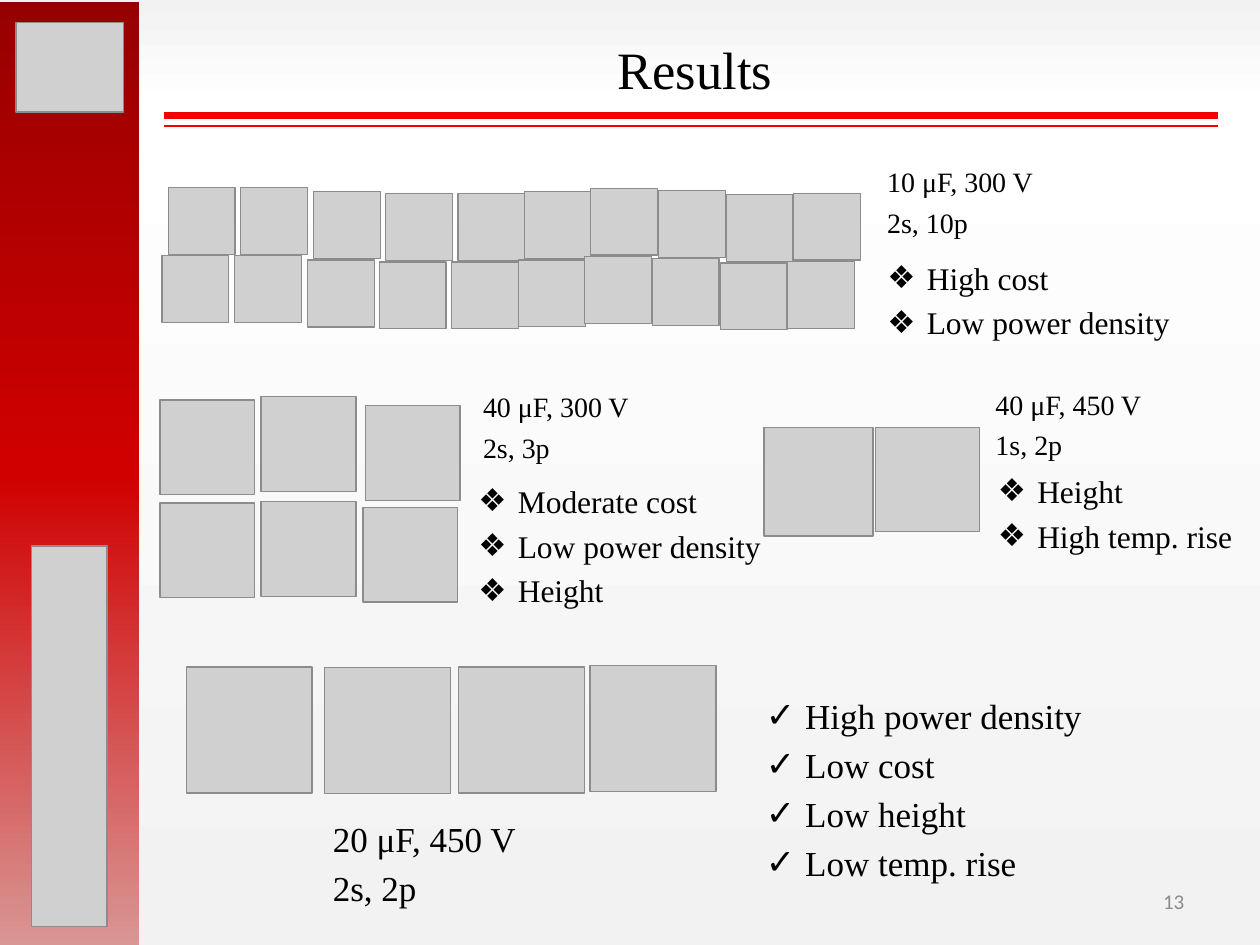
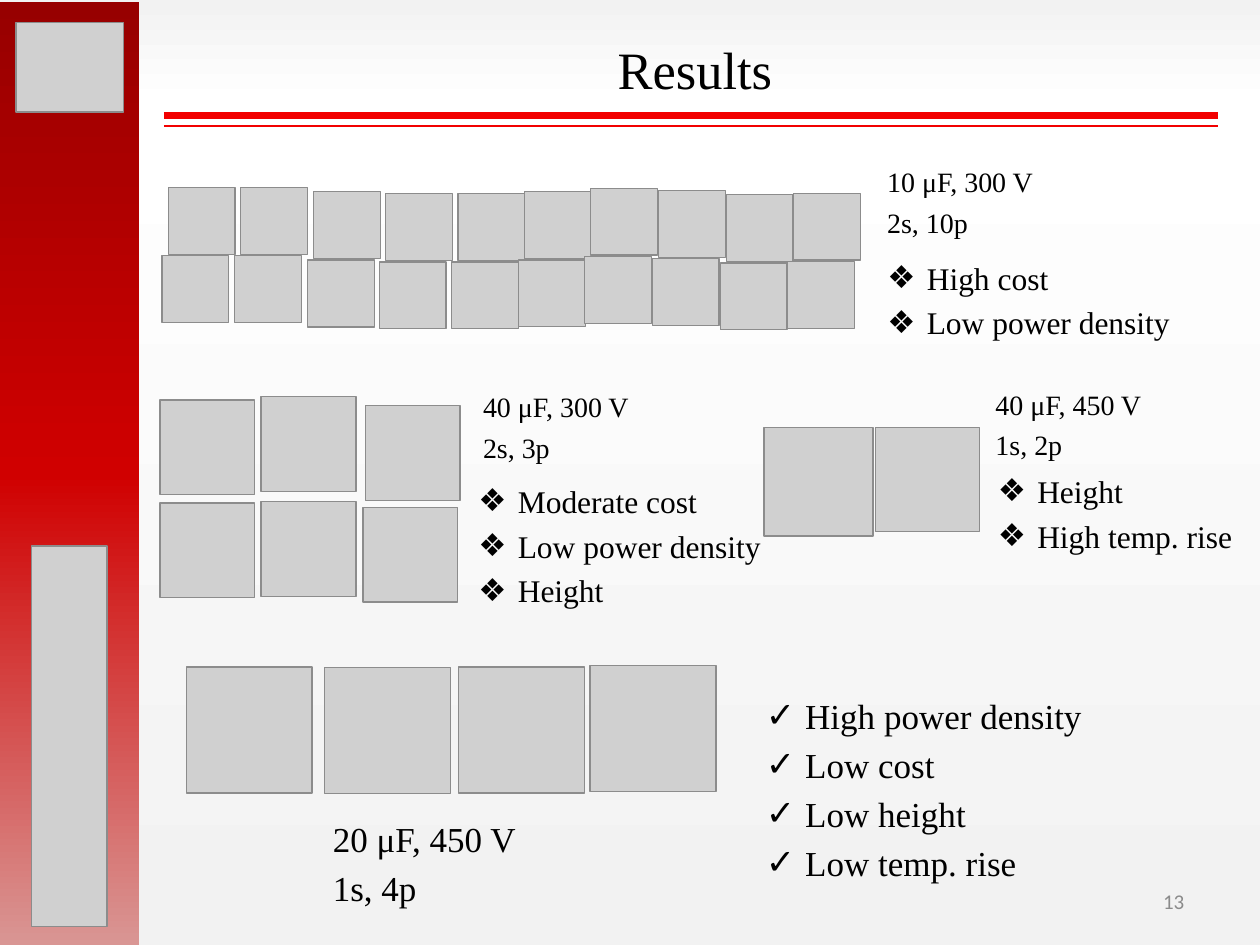
Before and after one commit to hakanpolat/IMMD, a slide deck: slide 13 of ISIE 2017/sunum/ISIE2017_OralPres_Mesut_Uğur.pptx. Drawn at 1260x945 pixels with LibreOffice and Linux fonts; fonts in the diff are those of the drawing; grey boxes stand for pictures. Boxes give left, top, right and bottom in pixels: in the first picture for what was removed or moved away, otherwise in the second. Text is boxed around its words. In the diff, an @@ line names an element or a change of style, - is before the commit and + after.

```diff
--- a/ISIE 2017/sunum/ISIE2017_OralPres_Mesut_Uğur.pptx
+++ b/ISIE 2017/sunum/ISIE2017_OralPres_Mesut_Uğur.pptx
@@ text at <box>333,878,416,908</box>: text changed @@
-2s, 2p
+1s, 4p
```
Also in this commit, not shown: 1 other file.
